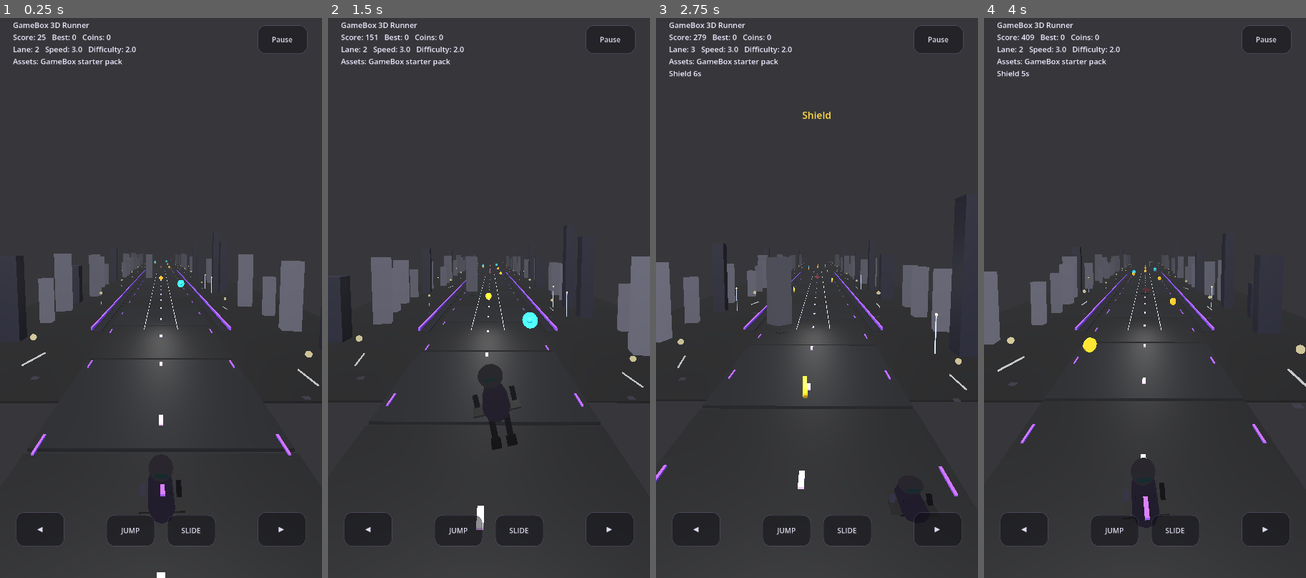
Above: before the commit, frames 1-4 (left to right).
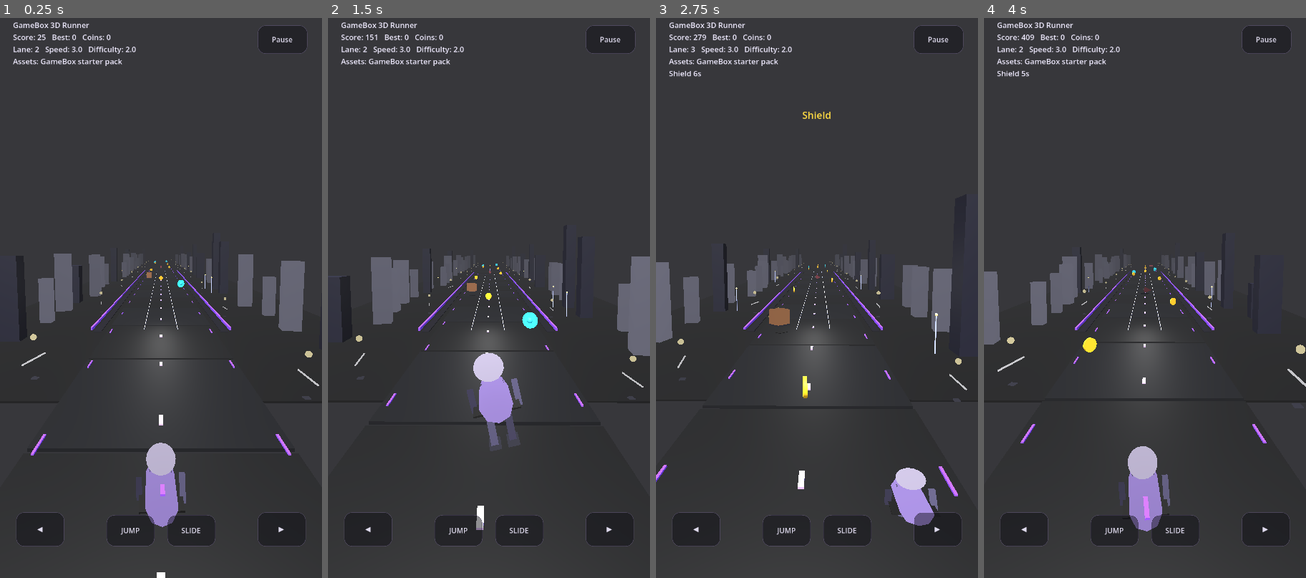
Above: after the commit, the same moments.

Repository: rahul12662006-cloud/GameBox3DRunnerGodot
Game: Godot game, scene res://scenes/Main.tscn
Same seed, same stepped clock (60 frames per second), same inputs: the game is played once before the commit and once after it.
Inputs:
- Up to frame 1 (0.25 s): no input
- Up to frame 2 (1.5 s): hold Right (lane_right) 0.53-1.28 s; hold Shift (slide) 0.53-1.28 s; tap Space (jump) at 0.77 s; hold Left (lane_left) from 1.28 s (still down); tap Shift (slide) at 1.35 s
- Up to frame 3 (2.75 s): tap Space (jump) at 1.52 s; release Left (lane_left) at 2.03 s; hold Right (lane_right) from 2.03 s (still down); hold Shift (slide) from 2.03 s (still down)
- Up to frame 4 (4 s): release Shift (slide) at 2.78 s; tap Shift (slide) at 2.85 s; tap Space (jump) at 3.02, 3.77 s; release Right (lane_right) at 3.53 s; hold Left (lane_left) from 3.53 s (still down); hold Shift (slide) from 3.53 s (still down)

The runs differ from the first frame. In frame 1, 1.5% of the frame differs, in the area x 42-58%, y 42-91%; in frame 2, 1.7%; in frame 3, 1.8%, in the area x 34-88%, y 42-91%; in frame 4, 1.4%.

Commit message:
Lock Quaternius full outfit character path

Diff:
--- a/scripts/Main.gd
+++ b/scripts/Main.gd
@@ -1,7 +1,7 @@
 extends Node3D
 
 # GameBox 3D Runner - Android-safe real 3D prototype.
-# Phase 5A.7A: locked asset pipeline for real model packs + safe fallback.
+# Phase 5A.7B: locked Quaternius outfit path fix + safe fallback.
 
 const LANES = [-1.65, 0.0, 1.65]
 const PLAYER_Z = 3.2
@@ -183,6 +183,8 @@
 	print("GameBox asset mode: ", asset_mode, " models=", total)
 	if not has_locked_character():
 		locked_asset_warnings.append("Drop Quaternius fantasy .glb/.gltf files into assets/gamebox_locked/player/quaternius_fantasy/")
+	else:
+		print("GameBox locked character selected: ", preferred_asset_path("character"))
 
 func scan_asset_dir(dir_path):
 	var dir = DirAccess.open(dir_path)
@@ -250,11 +252,32 @@
 	if not has_asset(key):
 		return ""
 	var paths = asset_catalog[key]
-	# Locked assets first, then starter pack. For character, avoid random pick for stable builds.
+	if key == "character":
+		var preferred_names = [
+			"outfits/male_ranger.gltf",
+			"outfits/male_peasant.gltf",
+			"outfits/female_ranger.gltf",
+			"outfits/female_peasant.gltf"
+		]
+		for wanted in preferred_names:
+			for path in paths:
+				var lower = str(path).to_lower().replace("\\", "/")
+				if lower.find(wanted) >= 0:
+					return path
+		# Avoid modular body parts as player models when possible.
+		for path in paths:
+			var lower = str(path).to_lower().replace("\\", "/")
+			if lower.find("/outfits/") >= 0:
+				return path
+		for path in paths:
+			if str(path).find("gamebox_locked") >= 0:
+				return path
+		return paths[0]
+	# Locked assets first, then starter pack.
 	for path in paths:
 		if str(path).find("gamebox_locked") >= 0:
 			return path
-	return paths[0] if key == "character" else paths.pick_random()
+	return paths.pick_random()
 
 func instantiate_asset_model(key, parent, pos := Vector3.ZERO, scale_value := Vector3.ONE, rot_degrees := Vector3.ZERO):
 	if not has_asset(key):
@@ -280,7 +303,10 @@
 	node.rotation_degrees = rot_degrees
 	parent.add_child(node)
 	if key == "character":
-		fit_visual_model_to_height(node, 1.26, -0.42)
+		# Quaternius outfits face direction/scale can vary; normalize after import.
+		node.rotation_degrees.y += 180.0
+		fit_visual_model_to_height(node, 1.52, -0.50)
+		print("GameBox character model loaded: ", path)
 	return node
 
 func fit_visual_model_to_height(node, target_height, bottom_y):
Not shown, added: assets/imported_packs/.gdignore
Not shown, changed: .github/workflows/build-godot-android.yml
Not shown, changed: tools/install_cc0_assets.sh
